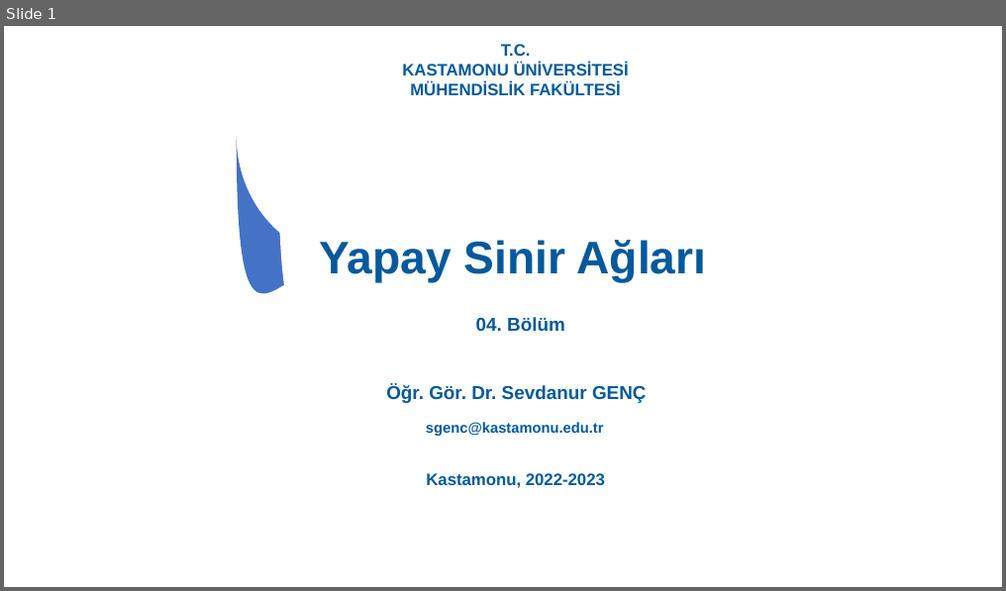
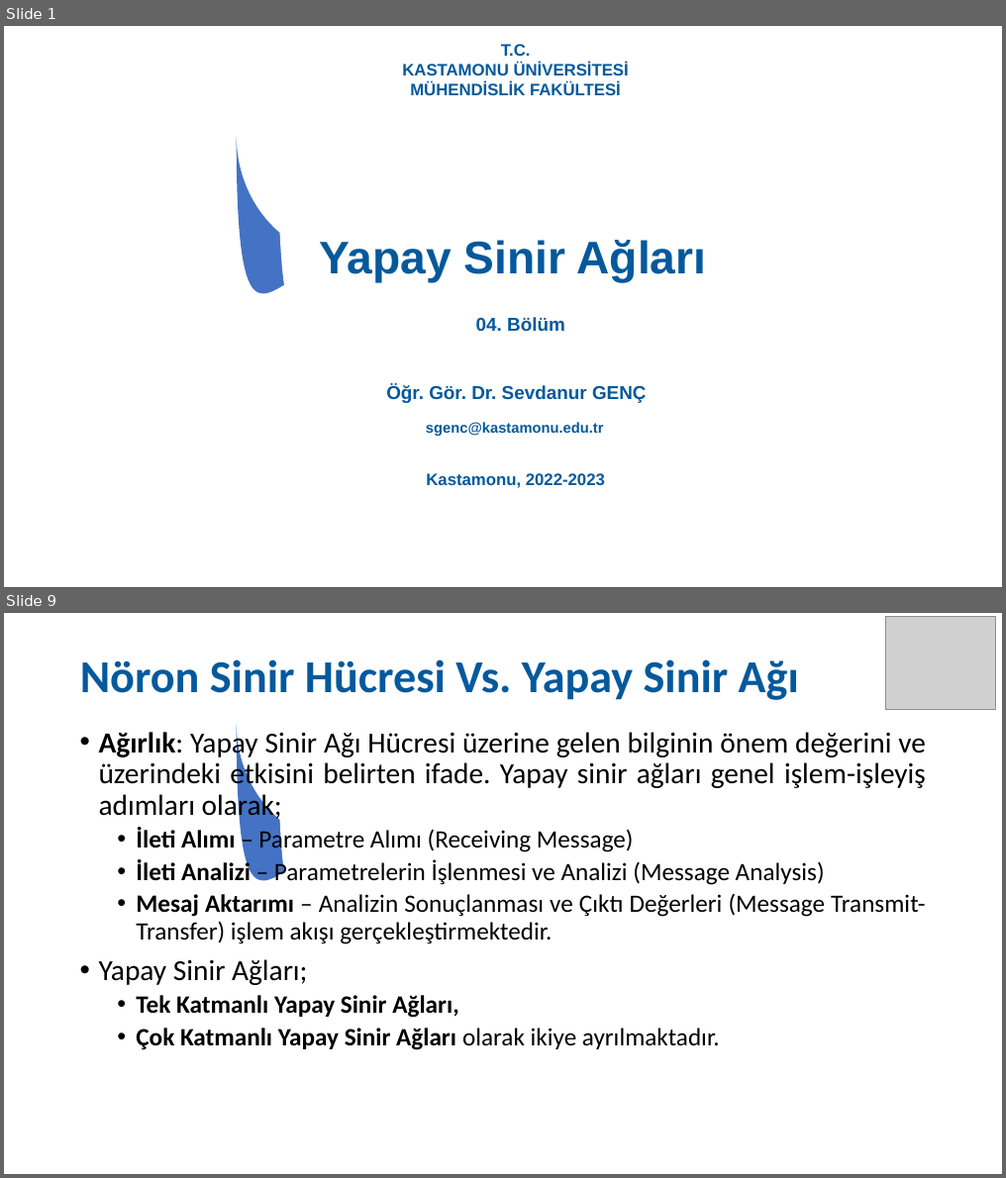
Before and after one commit to SevdanurGENC/Artificial-Neural-Networks-Lecture-Notes, a slide deck: Notes/04. Bolum - Yapay Sinir Aglari.ppt. Shown one above the other, each under a label of ours: slide 1 before the commit, slides 1 and 9 after it; the slides between them are not shown. The pictures are 1006x591 and 1006x1178 pixels, drawn with LibreOffice and Linux fonts; fonts in the diff are those of the drawing; grey boxes stand for pictures. Boxes give left, top, right and bottom in pixels: in the first picture for what was removed or moved away, otherwise in the second. Text is boxed around its words. In the diff, an @@ line names an element or a change of style, - is before the commit and + after.

```diff
--- a/Notes/04. Bolum - Yapay Sinir Aglari.ppt
+++ b/Notes/04. Bolum - Yapay Sinir Aglari.ppt
@@ slide 9 added at [4,613,1002,1174], background #FFFFFF; not listed: 4 template elements that a slide beside it also shows @@
@@ picture added at [885,617,995,709] @@
@@ title added at [80,660,799,700], 44 pt, text #04599C, bold @@
+Nöron Sinir Hücresi Vs. Yapay Sinir Ağı
@@ text added at [99,728,926,1051], 24 pt, text #000000 @@
+• Ağırlık: Yapay Sinir Ağı Hücresi üzerine gelen bilginin önem değerini ve üzerindeki etkisini belirten ifade. Yapay sinir ağları genel işlem-işleyiş adımları olarak;
+  • İleti Alımı – Parametre Alımı (Receiving Message)
+  • İleti Analizi – Parametrelerin İşlenmesi ve Analizi (Message Analysis)
+  • Mesaj Aktarımı – Analizin Sonuçlanması ve Çıktı Değerleri (Message Transmit-Transfer) işlem akışı gerçekleştirmektedir.
+• Yapay Sinir Ağları;
+  • Tek Katmanlı Yapay Sinir Ağları,
+  • Çok Katmanlı Yapay Sinir Ağları olarak ikiye ayrılmaktadır.
```
Also in this commit, not shown: 1 slide changed, 17 other slides added, 18 slides removed, 3 other files.
